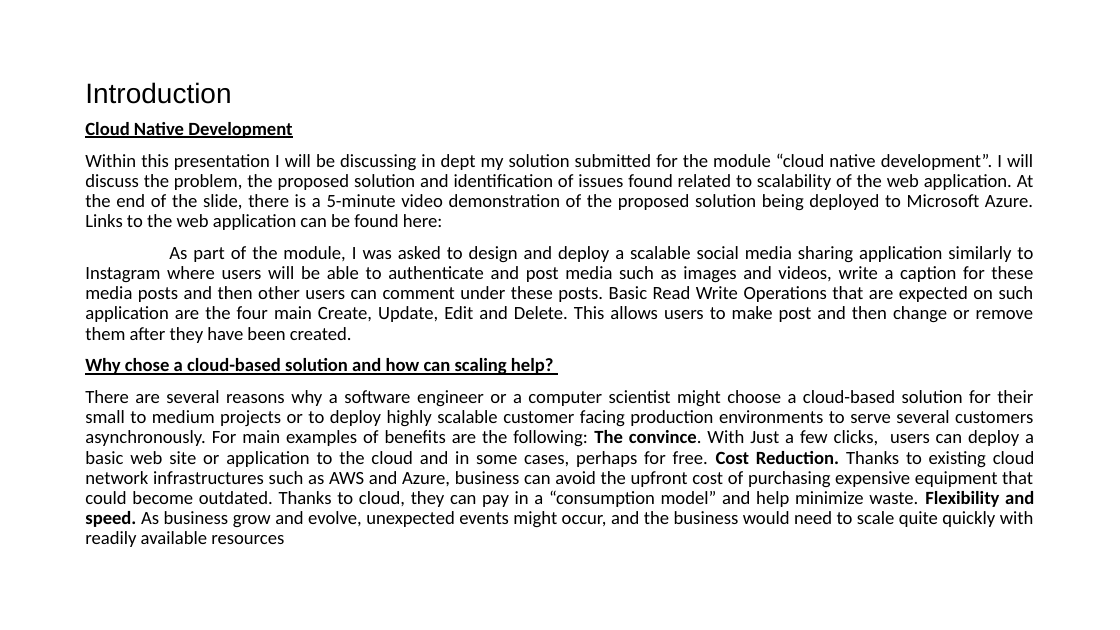
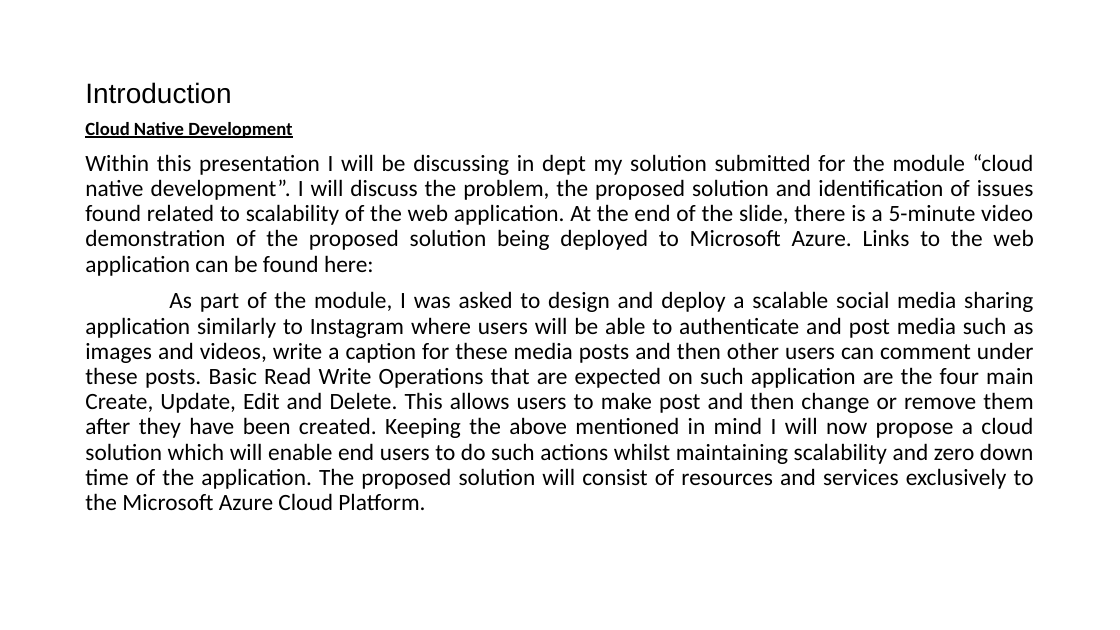
Before and after one commit to DevTobsterr/COM682, a slide deck: slide 3 of Cloud Native Development.pptx. Drawn at 1120x630 pixels with LibreOffice and Linux fonts; fonts in the diff are those of the drawing. Boxes give left, top, right and bottom in pixels: in the first picture for what was removed or moved away, otherwise in the second. Text is boxed around its words. In the diff, an @@ line names an element or a change of style, - is before the commit and + after.

```diff
--- a/Cloud Native Development.pptx
+++ b/Cloud Native Development.pptx
@@ text at [85, 154, 1034, 276]: size 16 to 20 pt in "Within this presentation I will be discussing ..." @@
@@ text at [85, 291, 1034, 510]: text changed; size 16 to 20 pt @@
-As part of the module, I was asked to design and deploy a scalable social media sharing application similarly to Instagram where users will be able to authenticate and post media such as images and videos, write a caption for these media posts and then other users can comment under these posts. Basic Read Write Operations that are expected on such application are the four main Create, Update, Edit and Delete. This allows users to make post and then change or remove them after they have been created.
-Why chose a cloud-based solution and how can scaling help?
-There are several reasons why a software engineer or a computer scientist might choose a cloud-based solution for their small to medium projects or to deploy highly scalable customer facing production environments to serve several customers asynchronously. For main examples of benefits are the following: The convince. With Just a few clicks, users can deploy a basic web site or application to the cloud and in some cases, perhaps for free. Cost Reduction. Thanks to existing cloud network infrastructures such as AWS and Azure, business can avoid the upfront cost of purchasing expensive equipment that could become outdated. Thanks to cloud, they can pay in a “consumption model” and help minimize waste. Flexibility and speed. As business grow and evolve, unexpected events might occur, and the business would need to scale quite quickly with readily available resources
+As part of the module, I was asked to design and deploy a scalable social media sharing application similarly to Instagram where users will be able to authenticate and post media such as images and videos, write a caption for these media posts and then other users can comment under these posts. Basic Read Write Operations that are expected on such application are the four main Create, Update, Edit and Delete. This allows users to make post and then change or remove them after they have been created. Keeping the above mentioned in mind I will now propose a cloud solution which will enable end users to do such actions whilst maintaining scalability and zero down time of the application. The proposed solution will consist of resources and services exclusively to the Microsoft Azure Cloud Platform.
```
Also in this commit, not shown: 5 other slides changed, 4 slides added, 1 slide removed, 1 other file.
